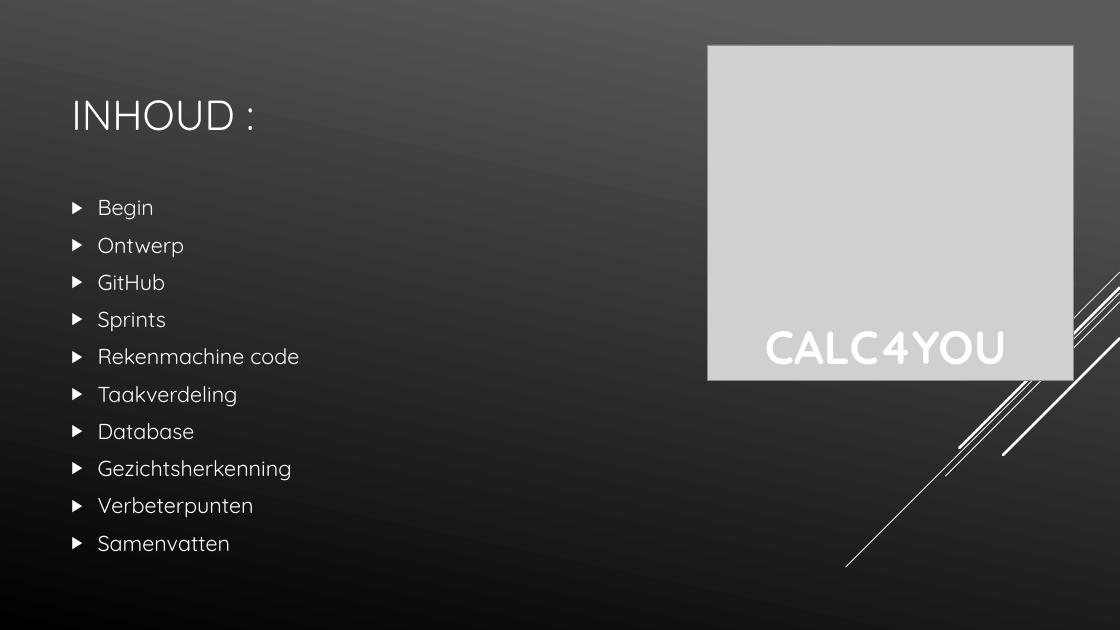
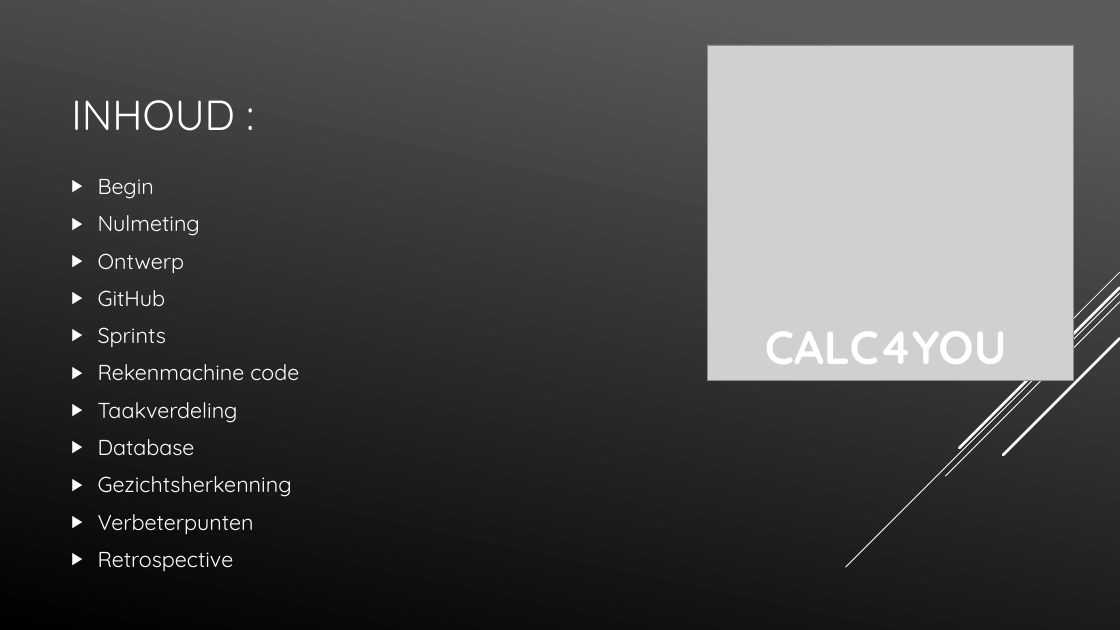
Before and after one commit to LucasHuls/Calc4You-Project-Groep-5, a slide deck: slide 2 of PowerPoint.pptx. Drawn at 1120x630 pixels with LibreOffice and Linux fonts; fonts in the diff are those of the drawing; grey boxes stand for pictures. Boxes give left, top, right and bottom in pixels: in the first picture for what was removed or moved away, otherwise in the second. Text is boxed around its words. In the diff, an @@ line names an element or a change of style, - is before the commit and + after.

```diff
--- a/PowerPoint.pptx
+++ b/PowerPoint.pptx
@@ text "Begin": place and size @@
-text "Begin" at [98,200,299,552]
+text "Begin" at [98,179,299,571]
@@ text at [98,215,200,236]: paragraph added @@
+▶ Nulmeting
@@ text at [98,552,234,571]: text changed @@
-▶ Samenvatten
+▶ Retrospective
```
Also in this commit, not shown: 1 other file.
